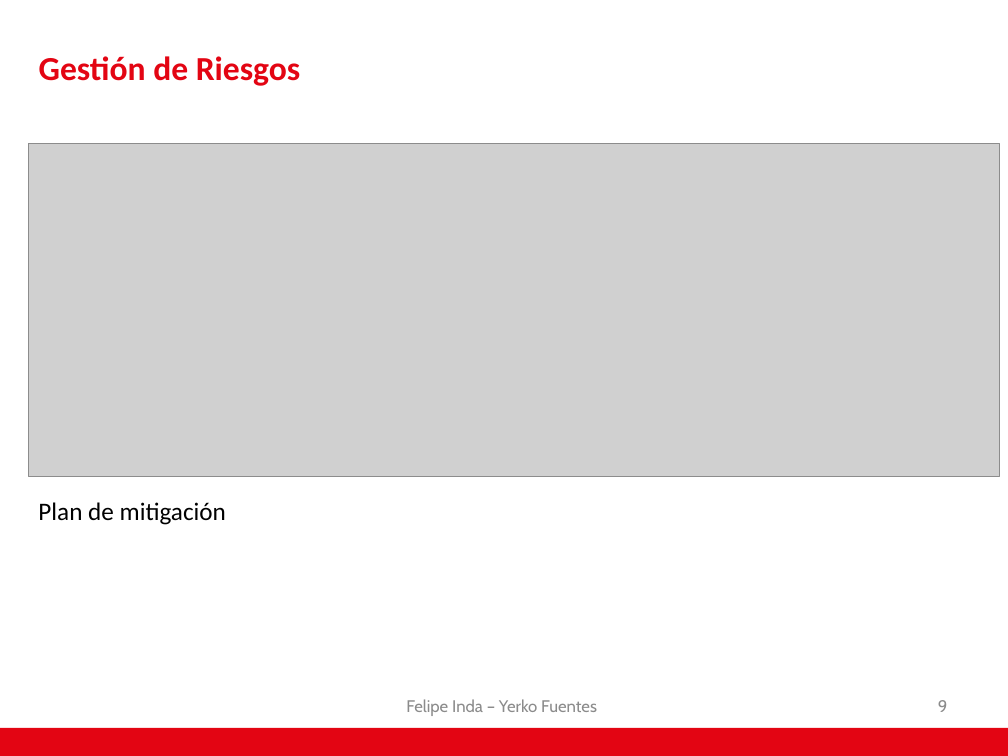
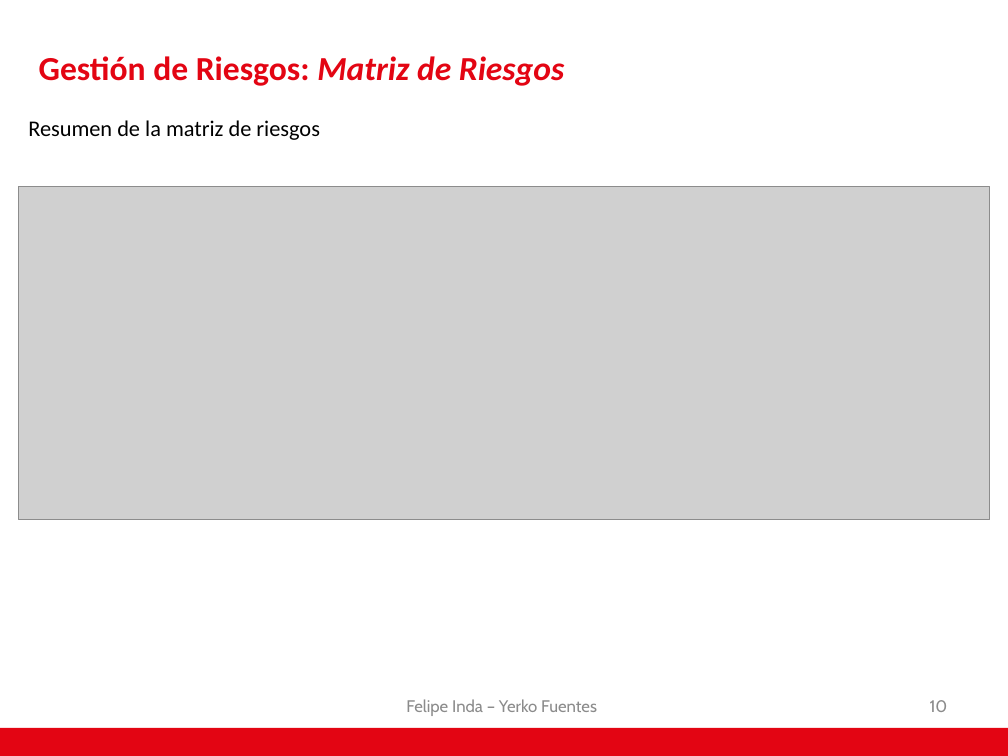
Before and after one commit to AdNNNN/inacap.2019, a slide deck: slide 10 of trabajos.inacap.2019/Preparacion y evaluacion de proyecto (PEP)/Visión artificial para el control vehicular .pptx (slide 9 before the commit). Drawn at 1008x756 pixels with LibreOffice and Linux fonts; fonts in the diff are those of the drawing; grey boxes stand for pictures; background and template pictures are left out. Boxes give left, top, right and bottom in pixels: in the first picture for what was removed or moved away, otherwise in the second. Text is boxed around its words. In the diff, an @@ line names an element or a change of style, - is before the commit and + after.

```diff
--- a/trabajos.inacap.2019/Preparacion y evaluacion de proyecto (PEP)/Visión artificial para el control vehicular .pptx
+++ b/trabajos.inacap.2019/Preparacion y evaluacion de proyecto (PEP)/Visión artificial para el control vehicular .pptx
@@ title at [39,56,565,86]: text changed @@
-Gestión de Riesgos
+Gestión de Riesgos: Matriz de Riesgos
@@ text added at [28,120,320,140], 16 pt, text #000000 @@
+Resumen de la matriz de riesgos
@@ picture: place and size @@
-picture at [28,143,999,477]
+picture at [18,186,989,520]
@@ text removed at [38,502,226,525] @@
-Plan de mitigación
@@ page number at [930,700,948,712]: text changed @@
-9
+10
```
Also in this commit, not shown: 12 other slides changed, 2 slides added.
